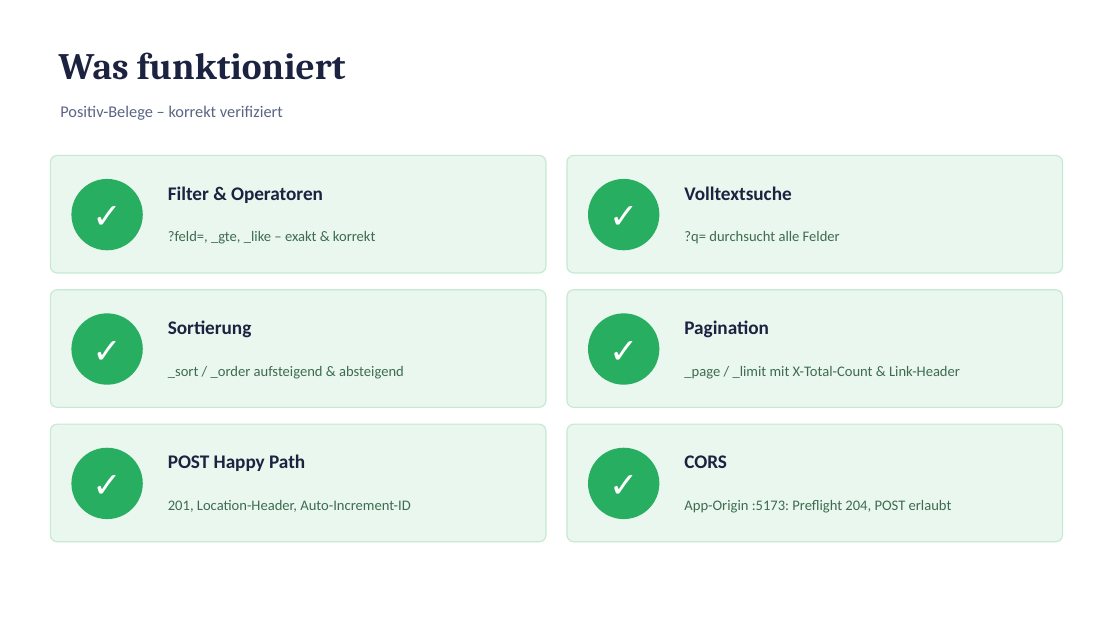
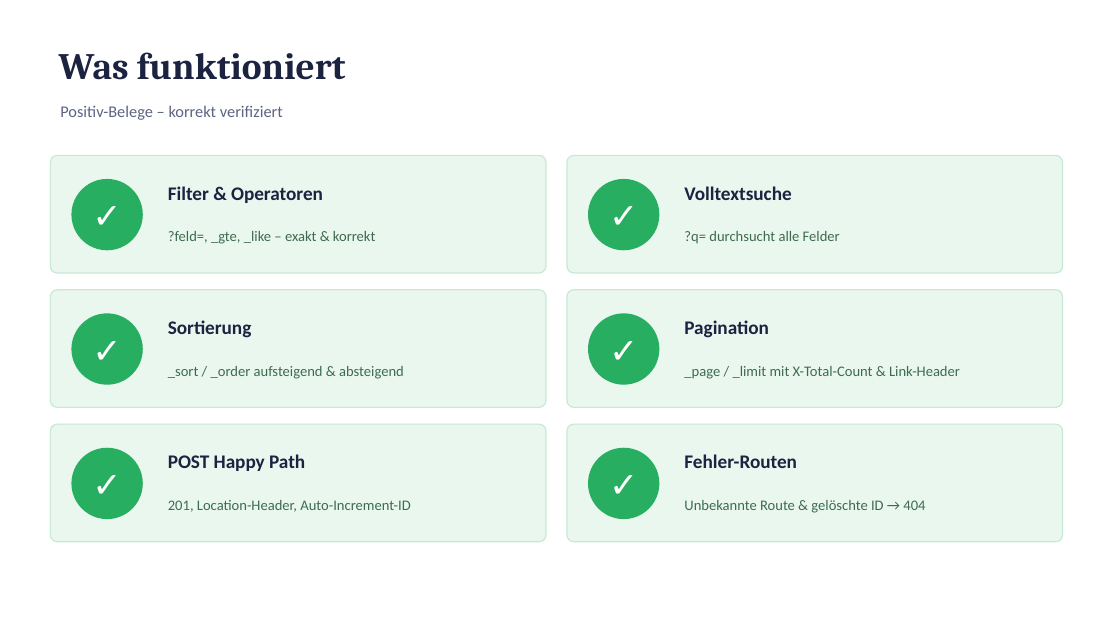
Before and after one commit to emrebaser94/edgital, a slide deck: slide 8 of api-tests/road-overview-api-findings.pptx. Drawn at 1120x630 pixels with LibreOffice and Linux fonts; fonts in the diff are those of the drawing. Boxes give left, top, right and bottom in pixels: in the first picture for what was removed or moved away, otherwise in the second. Text is boxed around its words. In the diff, an @@ line names an element or a change of style, - is before the commit and + after.

```diff
--- a/api-tests/road-overview-api-findings.pptx
+++ b/api-tests/road-overview-api-findings.pptx
@@ text at <box>684,454,797,468</box>: text changed @@
-CORS
+Fehler-Routen
@@ text at <box>684,500,925,513</box>: text changed @@
-App-Origin :5173: Preflight 204, POST erlaubt
+Unbekannte Route & gelöschte ID → 404
```
Also in this commit, not shown: 7 other slides changed, 3 other files.
